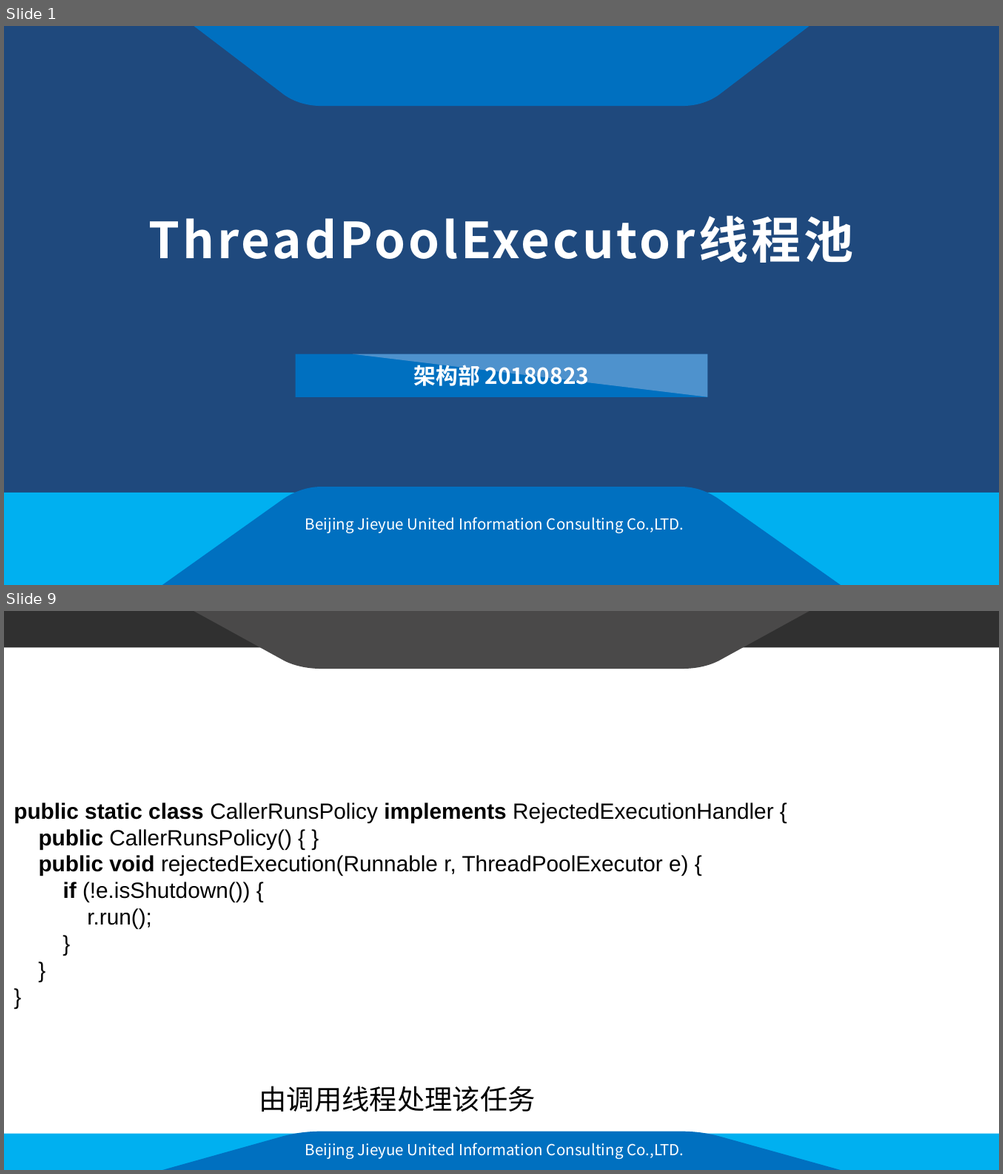
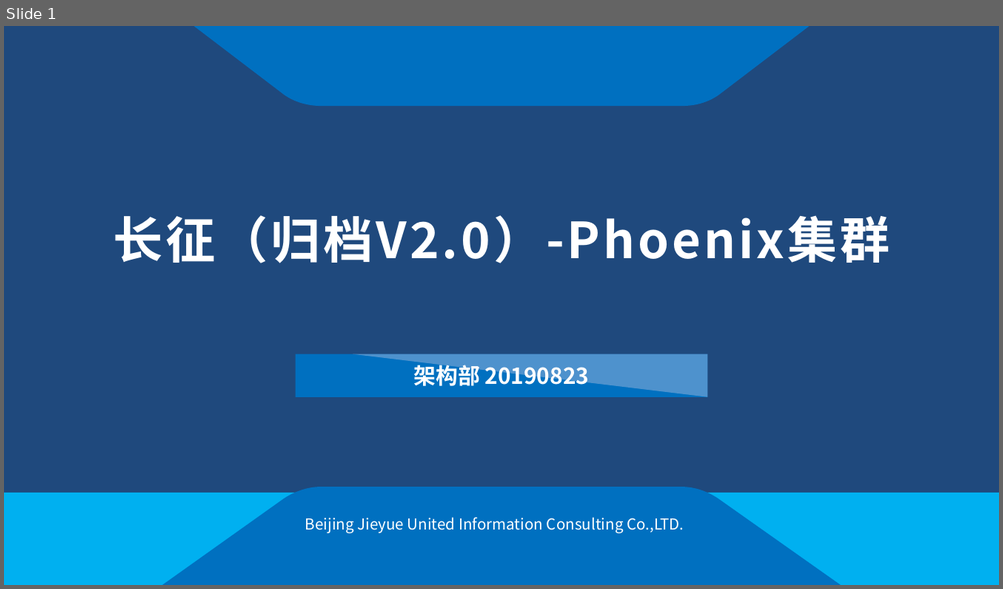
Before and after one commit to franparsunland/documents, a slide deck: 长征-Phoenix集群.pptx. Shown one above the other, each under a label of ours: slides 1 and 9 before the commit, slide 1 after it; the slides between them are not shown. The pictures are 1003x1174 and 1003x589 pixels, drawn with LibreOffice and Linux fonts; fonts in the diff are those of the drawing; background and template pictures are left out. Boxes give left, top, right and bottom in pixels: in the first picture for what was removed or moved away, otherwise in the second. Text is boxed around its words. In the diff, an @@ line names an element or a change of style, - is before the commit and + after.

```diff
--- a/长征-Phoenix集群.pptx
+++ b/长征-Phoenix集群.pptx
@@ slide 9 removed at (x1=4, y1=611, x2=999, y2=1170), background #FFFFFF; not listed: 4 template elements that a slide beside it also shows @@
@@ text removed at (x1=14, y1=803, x2=774, y2=929) @@
-public static class CallerRunsPolicy implements RejectedExecutionHandler {
-public CallerRunsPolicy() { }
-public void rejectedExecution(Runnable r, ThreadPoolExecutor e) {
-if (!e.isShutdown()) {
-r.run();
-}
-}
-}
@@ text removed at (x1=259, y1=1086, x2=535, y2=1112) @@
-由调用线程处理该任务
@@ text removed at (x1=305, y1=1143, x2=683, y2=1159) @@
-Beijing Jieyue United Information Consulting Co.,LTD.
@@ slide 1 changed as well @@
@@ title at (x1=113, y1=215, x2=890, y2=264): text changed @@
-ThreadPoolExecutor线程池
+长征（归档V2.0）-Phoenix集群
@@ text at (x1=414, y1=362, x2=589, y2=390): text changed @@
-架构部 20180823
+架构部 20190823
```
Also in this commit, not shown: 14 slides added, 22 other slides removed.
